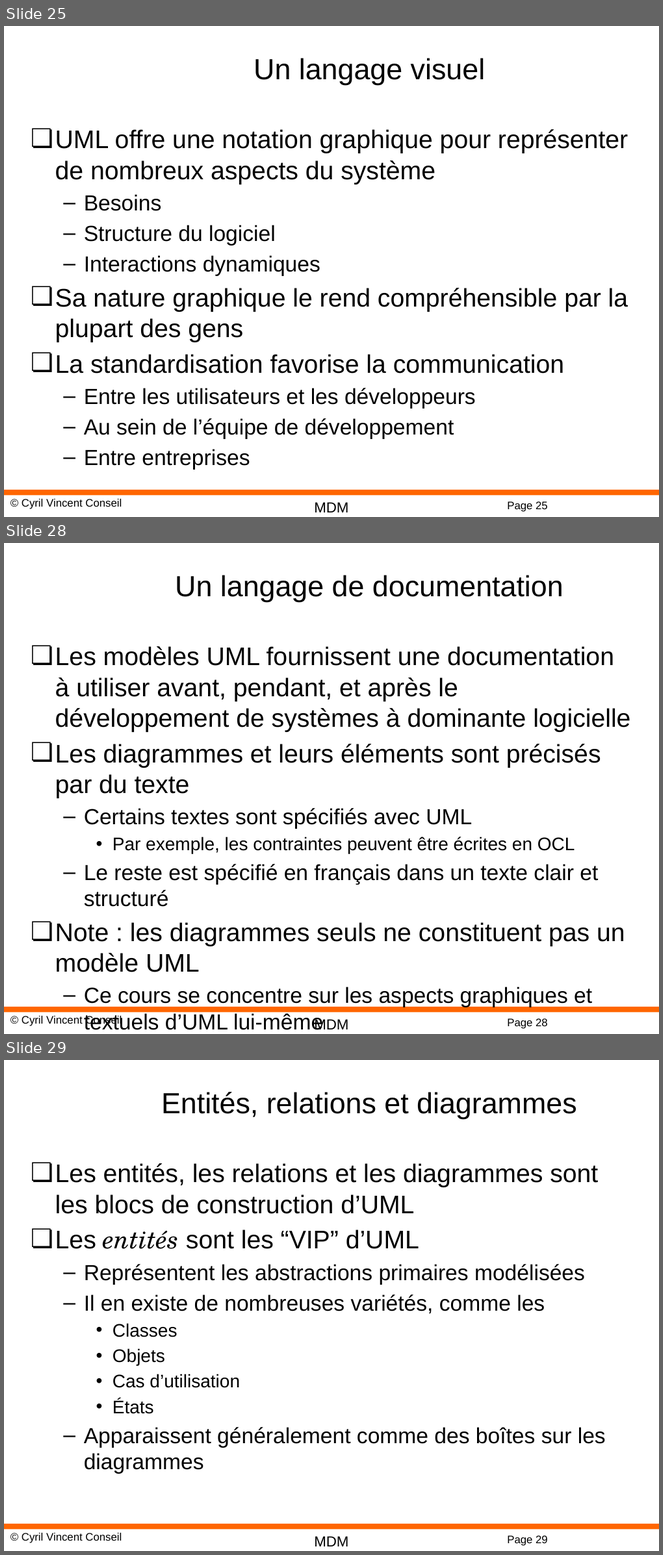
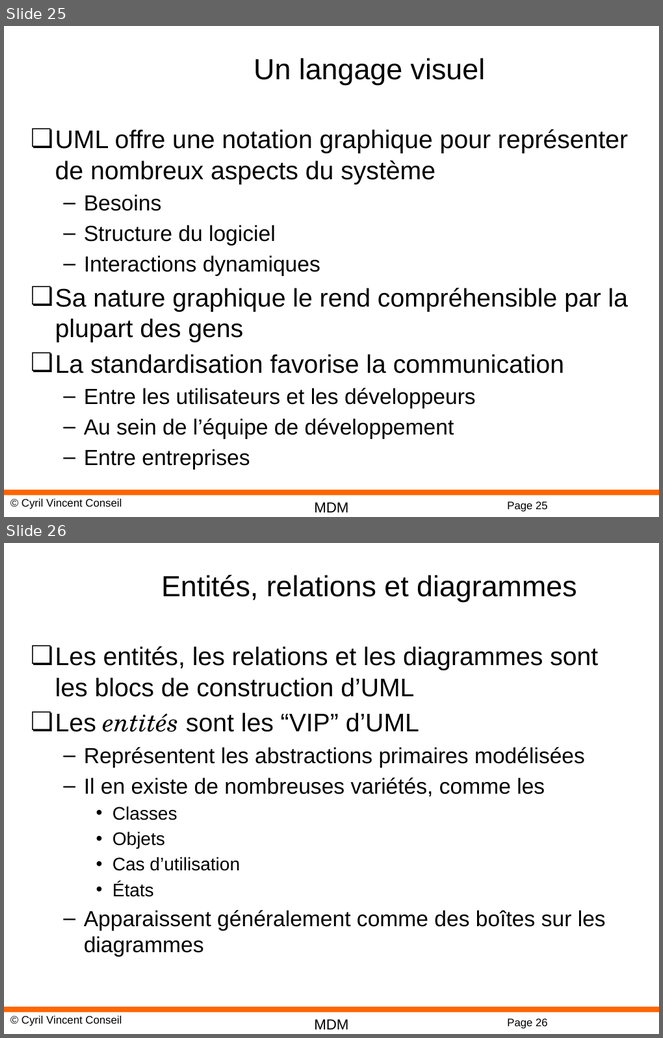
Before and after one commit to cyrilvincent/mdm, a slide deck: DM05-Design.pptx. Shown one above the other, each under a label of ours: slides 25, 28 and 29 before the commit, slides 25 and 26 after it; the slides between them are not shown. The pictures are 663x1555 and 663x1038 pixels, drawn with LibreOffice and Linux fonts; fonts in the diff are those of the drawing; background and template pictures are left out. Boxes give left, top, right and bottom in pixels: in the first picture for what was removed or moved away, otherwise in the second. Text is boxed around its words. In the diff, an @@ line names an element or a change of style, - is before the commit and + after.

```diff
--- a/DM05-Design.pptx
+++ b/DM05-Design.pptx
@@ slide 28 removed at box(4, 543, 659, 1034), background #FFFFFF; not listed: 4 template elements that a slide beside it also shows @@
@@ title removed at box(175, 575, 564, 602) @@
-Un langage de documentation
@@ text removed at box(55, 646, 631, 1031) @@
-❏ Les modèles UML fournissent une documentation à utiliser avant, pendant, et après le développement de systèmes à dominante logicielle
-❏ Les diagrammes et leurs éléments sont précisés par du texte
-  – Certains textes sont spécifiés avec UML
-    • Par exemple, les contraintes peuvent être écrites en OCL
-  – Le reste est spécifié en français dans un texte clair et structuré
-❏ Note : les diagrammes seuls ne constituent pas un modèle UML
-  – Ce cours se concentre sur les aspects graphiques et textuels d’UML lui-même
-  – Les modèles réels contiendront beaucoup de descriptions textuelles non UML
@@ what was slide 29 is now slide 26 @@
@@ page number at box(507, 1019, 548, 1029): text changed @@
-Page 29
+Page 26
```
Also in this commit, not shown: 3 slides changed, 2 slides added, 5 other slides removed, 12 other files.
